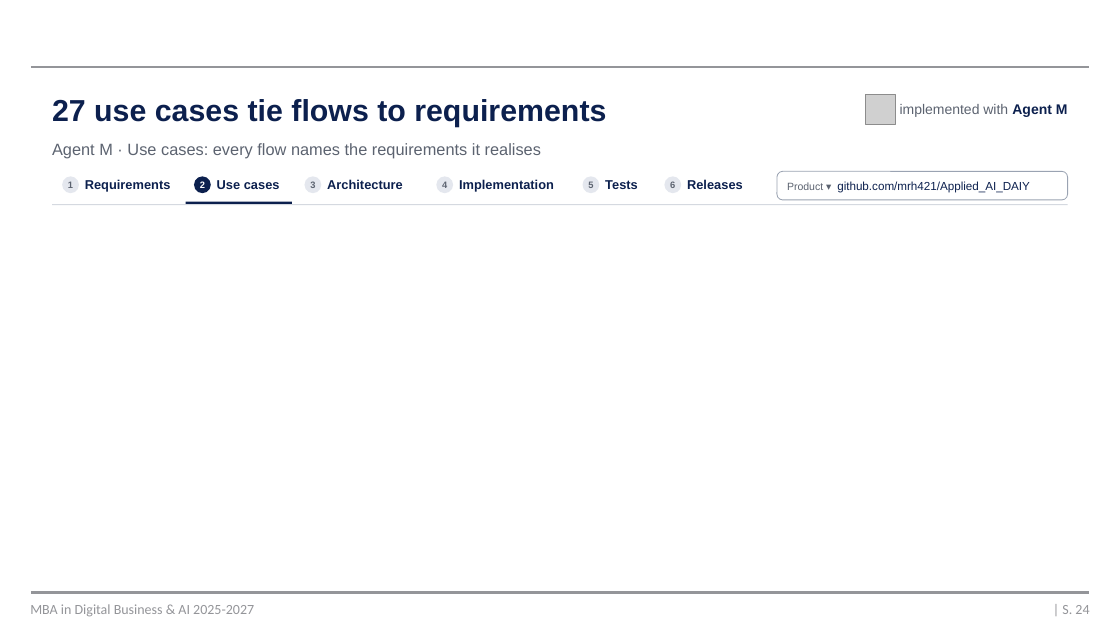
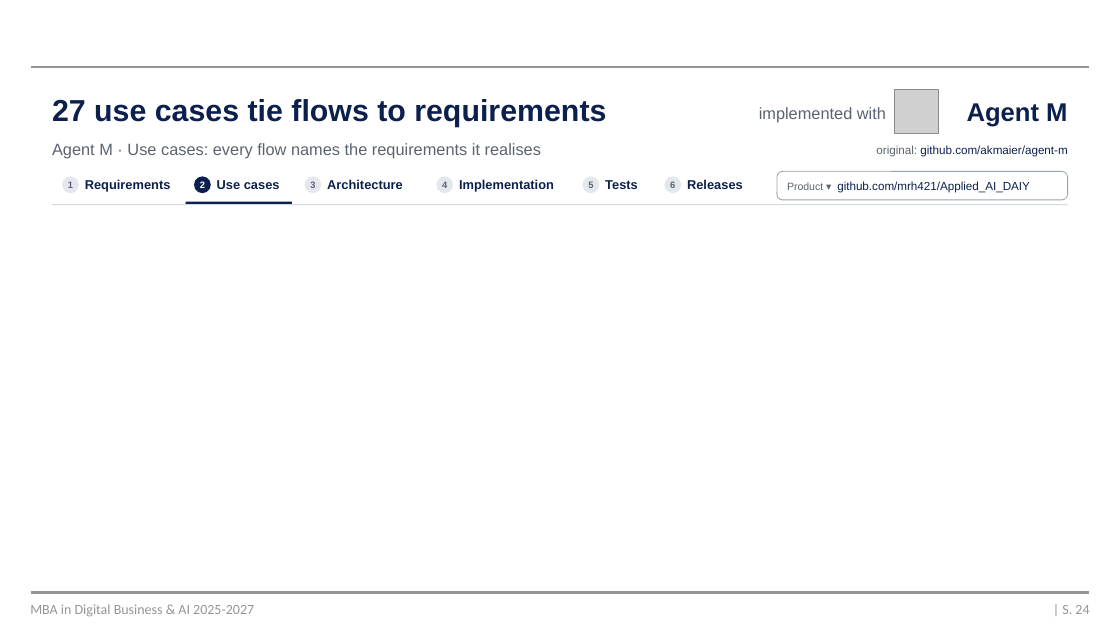
Before and after one commit to mrh421/Applied_AI_DAIY, a slide deck: slide 24 of presentation/DAIY_pre-presentation_v5.pptx. Drawn at 1120x630 pixels with LibreOffice and Linux fonts; fonts in the diff are those of the drawing; grey boxes stand for pictures; background and template pictures are left out. Boxes give left, top, right and bottom in pixels: in the first picture for what was removed or moved away, otherwise in the second. Text is boxed around its words. In the diff, an @@ line names an element or a change of style, - is before the commit and + after.

```diff
--- a/presentation/DAIY_pre-presentation_v5.pptx
+++ b/presentation/DAIY_pre-presentation_v5.pptx
@@ text added at [759,107,886,123], 14 pt, text #5C6370 @@
+implemented with
@@ picture removed at [865,94,896,124] @@
@@ picture added at [895,90,939,134] @@
@@ text at [967,103,1067,127]: text changed; size 12 to 22 pt; text colour #5C6370 to #0C204E; bold on @@
-implemented with Agent M
+Agent M
@@ text added at [876,145,1067,157], 10 pt, text #0C204E @@
+original: github.com/akmaier/agent-m
```
Also in this commit, not shown: 5 other slides changed.
